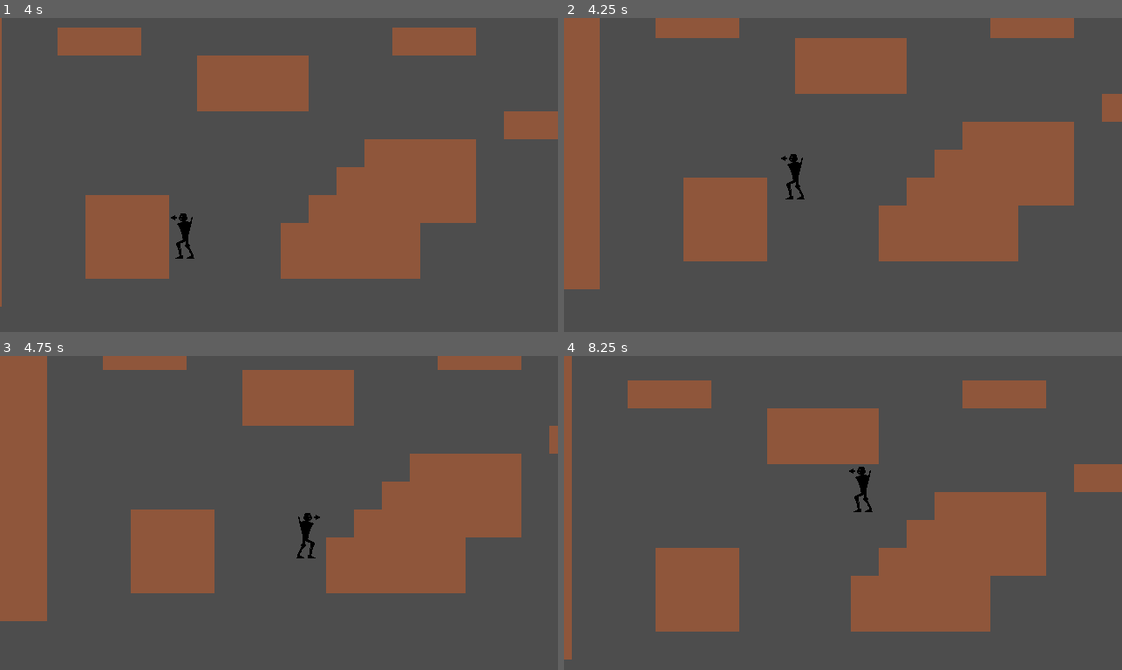
Above: before the commit, frames 1-4 (two rows, left to right).
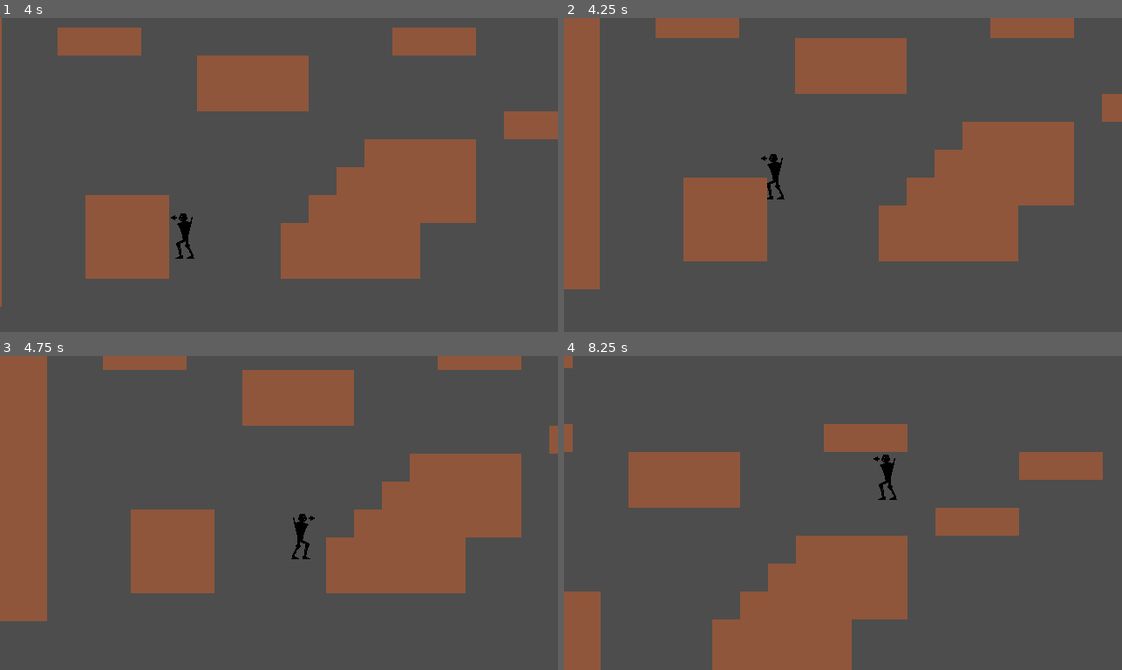
Above: after the commit, the same moments.

Repository: ThreeCoffees/2dplatformershooter
Game: Godot game, scene res://scenes/levels/game.tscn
The game is run twice, just before and just after one commit, with the same random seed, the same clock (stepped at 60 frames per second) and the same inputs.
Inputs:
- Up to frame 1 (4 s): tap Enter at 0.5 s; hold D (move_right) 0.53-2.03 s; tap W (jump) at 0.6, 0.77, 1.07, 1.35, 1.52, 1.82, 2.1, 2.85, 3.02, 3.32, 3.6, 3.77 s; hold A (move_left) from 2.03 s (still down)
- Up to frame 2 (4.25 s): keep holding A (move_left); tap W (jump) at 4.07 s
- Up to frame 3 (4.75 s): release A (move_left) at 4.28 s; hold D (move_right) from 4.28 s (still down); tap W (jump) at 4.35, 4.52 s
- Up to frame 4 (8.25 s): tap W (jump) at 4.82, 5.1, 5.85, 6.02, 6.32, 6.6, 6.77, 7.07, 7.35, 7.52, 7.82, 8.1 s; release D (move_right) at 8.03 s; hold A (move_left) from 8.03 s (still down)

Frame 1 is identical in both runs. In frame 2, 0.4% of the frame differs, in the area x 35-44%, y 43-58%; in frame 3, 0.3%; in frame 4, 34%, in the area x 0-100%, y 0-100%.

Commit message:
fix wall jump off of floor and fix collision layers

Diff:
--- a/project.godot
+++ b/project.godot
@@ -42,6 +42,11 @@
 ]
 }
 
+[layer_names]
+
+2d_physics/layer_2="Player"
+2d_physics/layer_3="Ground"
+
 [rendering]
 
 textures/canvas_textures/default_texture_filter=0
--- a/scenes/components/movement/wall_jump_component.gd
+++ b/scenes/components/movement/wall_jump_component.gd
@@ -8,11 +8,11 @@
 @export var wall_jump_pushback: float = 200.0
 
 func handle_wall_jump(body: CharacterBody2D, jump_input: JumpInput) -> void:
-	if jump_input.wants_jump and can_jump(body):
+	if jump_input.wants_jump and can_wall_jump(body):
 		wall_jump(body)
 
-func can_jump(body: CharacterBody2D) -> bool:
-	return raycast_left.is_colliding() or raycast_right.is_colliding()
+func can_wall_jump(body: CharacterBody2D) -> bool:
+	return !body.is_on_floor() and (raycast_left.is_colliding() or raycast_right.is_colliding())
 
 func wall_jump(body: CharacterBody2D) -> void:
 	body.velocity.y = wall_jump_velocity
--- a/scenes/entities/player.tscn
+++ b/scenes/entities/player.tscn
@@ -57,6 +57,8 @@
 height = 52.0
 
 [node name="Player" type="CharacterBody2D" node_paths=PackedStringArray("gravity_component", "input_component", "movement_component", "jump_component", "wall_jump_component", "animation_component")]
+collision_layer = 2
+collision_mask = 4
 script = ExtResource("1_g2els")
 gravity_component = NodePath("GravityComponent")
 input_component = NodePath("InputComponent")
@@ -94,7 +96,9 @@
 [node name="RayCastRight" type="RayCast2D" parent="."]
 position = Vector2(0, -26)
 target_position = Vector2(25, 0)
+collision_mask = 4
 
 [node name="RayCastLeft" type="RayCast2D" parent="."]
 position = Vector2(0, -26)
 target_position = Vector2(-25, 0)
+collision_mask = 4
--- a/scenes/levels/game.tscn
+++ b/scenes/levels/game.tscn
@@ -13,7 +13,8 @@
 
 [sub_resource type="TileSet" id="TileSet_lbhrr"]
 tile_size = Vector2i(32, 32)
-physics_layer_0/collision_layer = 1
+physics_layer_0/collision_layer = 4
+physics_layer_0/collision_mask = 0
 sources/1 = SubResource("TileSetAtlasSource_lnu2h")
 
 [node name="Game" type="Node2D"]
@@ -28,6 +29,8 @@
 drag_vertical_enabled = true
 
 [node name="StaticBody2D" type="StaticBody2D" parent="."]
+collision_layer = 4
+collision_mask = 0
 
 [node name="CollisionShape2D" type="CollisionShape2D" parent="StaticBody2D"]
 position = Vector2(0, 265)
